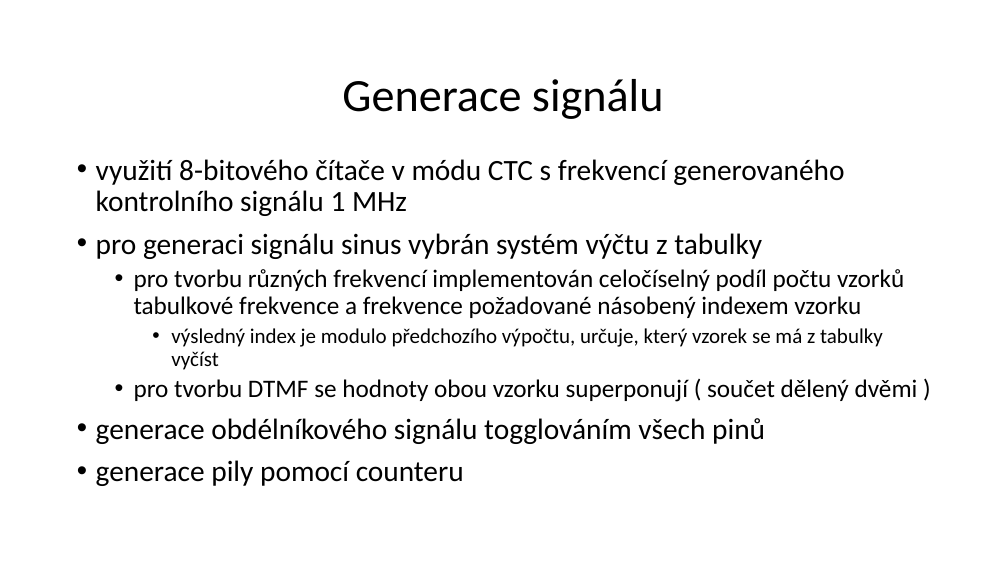
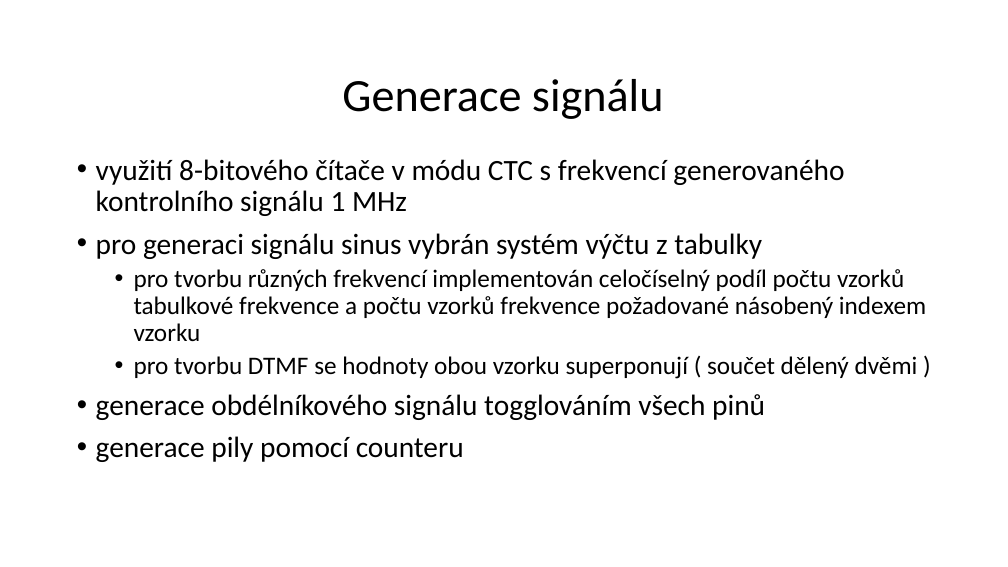
Before and after one commit to xhulaj/Digital-electronics-2, a slide deck: slide 6 of Labs/project/presentation.pptx. Drawn at 1008x567 pixels with LibreOffice and Linux fonts; fonts in the diff are those of the drawing. Boxes give left, top, right and bottom in pixels: in the first picture for what was removed or moved away, otherwise in the second. Text is boxed around its words. In the diff, an @@ line names an element or a change of style, - is before the commit and + after.

Commit message:
updating presentation

```diff
--- a/Labs/project/presentation.pptx
+++ b/Labs/project/presentation.pptx
@@ text at [134,269,926,342]: text changed @@
-  • pro tvorbu různých frekvencí implementován celočíselný podíl počtu vzorků tabulkové frekvence a frekvence požadované násobený indexem vzorku
-    • výsledný index je modulo předchozího výpočtu, určuje, který vzorek se má z tabulky vyčíst
+  • pro tvorbu různých frekvencí implementován celočíselný podíl počtu vzorků tabulkové frekvence a počtu vzorků frekvence požadované násobený indexem vzorku
```
